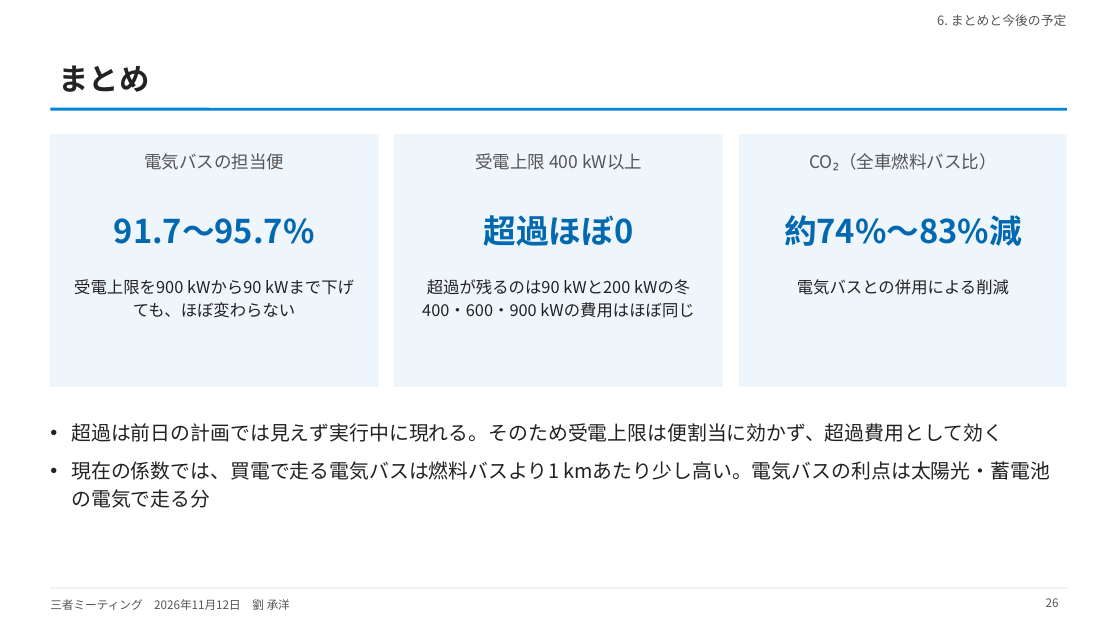
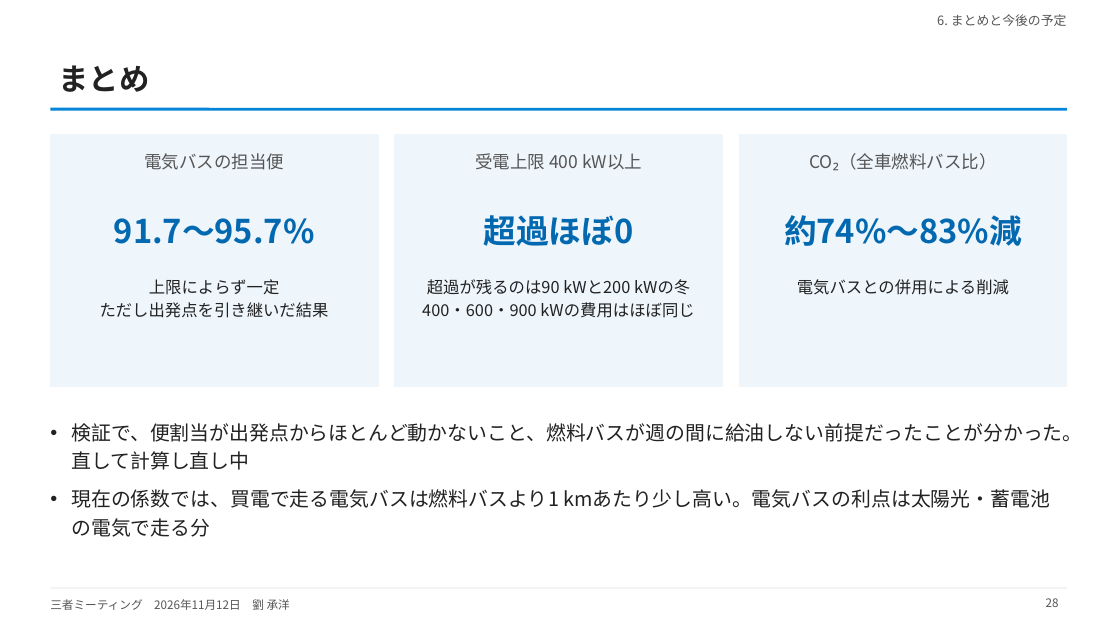
Before and after one commit to CYLIU2003/master-course, a slide deck: slide 28 of outcome/2026-11-12_three_party/three_party_20261112.pptx (slide 26 before the commit). Drawn at 1120x630 pixels with LibreOffice and Linux fonts; fonts in the diff are those of the drawing. Boxes give left, top, right and bottom in pixels: in the first picture for what was removed or moved away, otherwise in the second. Text is boxed around its words. In the diff, an @@ line names an element or a change of style, - is before the commit and + after.

```diff
--- a/outcome/2026-11-12_three_party/three_party_20261112.pptx
+++ b/outcome/2026-11-12_three_party/three_party_20261112.pptx
@@ text at (100,279,329,318): text changed @@
-受電上限を900 kWから90 kWまで下げても、ほぼ変わらない
+上限によらず一定
+ただし出発点を引き継いだ結果
@@ text at (71,423,1082,470): text changed @@
-• 超過は前日の計画では見えず実行中に現れる。そのため受電上限は便割当に効かず、超過費用として効く
+• 検証で、便割当が出発点からほとんど動かないこと、燃料バスが週の間に給油しない前提だったことが分かった。直して計算し直し中
@@ page number at (1046,598,1059,607): text changed @@
-26
+28
```
Also in this commit, not shown: 5 other slides changed, 2 slides added, 3 other files.
